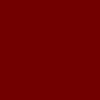
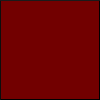
Before/after of a 100 x 100 layered artwork. What changed in the layer stack:
added layer "Border Layer" above "Background" over [0, 0, 100, 100]
painted on "Background" over [0, 0, 100, 100]
